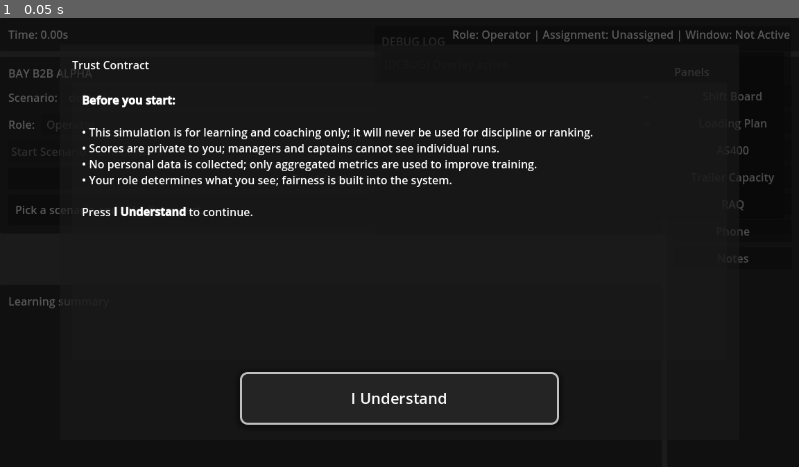
Above: before the commit, frame 1.
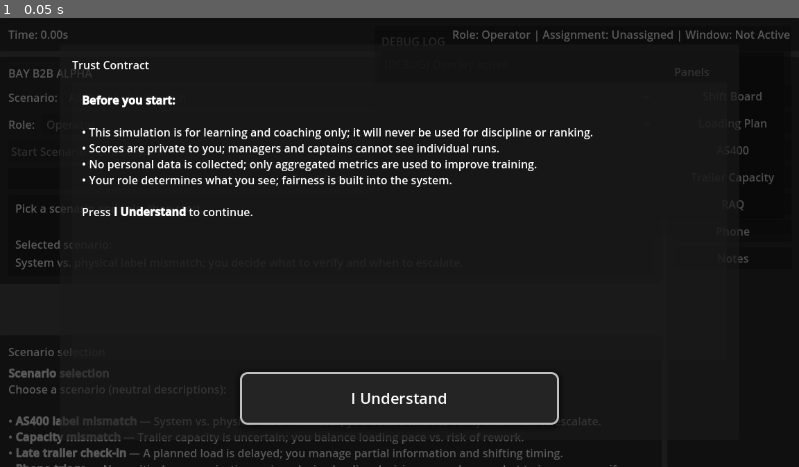
Above: after the commit, the same moment.

Repository: donotworryitisme-boop/wots-alpha
Game: Godot game, scene res://scenes/Main.tscn
Two runs of this game, one before a commit and one after it. Both use one fixed random seed, a clock stepped at 60 frames per second and the inputs below.
Inputs:
- Up to frame 1 (0.05 s): no input

The runs differ from the first frame. In frame 1, 1.4% of the frame differs, in the area x 1-78%, y 41-100%.

Commit message:
BAYALPHA008WHAT

Diff:
--- a/core/scenarios/ScenarioLoader.gd
+++ b/core/scenarios/ScenarioLoader.gd
@@ -1,8 +1,13 @@
 extends Node
 class_name ScenarioLoader
 
+# Execution 8.7 — Bay B2B Scenario Canon
+# - 6 canonical scenarios with neutral descriptions (no difficulty labels shown).
+# - Each scenario auto-ends after the last scheduled decision window so every run reaches debrief.
+
 var scenarios: Dictionary = {
 	"default": {
+		"description": "Baseline flow for quick testing.",
 		"events": [
 			{
 				"time": 2.0,
@@ -24,6 +29,85 @@
 		},
 		"scaffold_tier": 1,
 		"scaffold_source": "scenario"
+	},
+
+	# Canonical 1
+	"Late trailer check-in": {
+		"description": "A planned load is delayed; you manage partial information and shifting timing.",
+		"events": [
+			{"time": 2.0, "rule_id": 1, "decision_window": 3.0, "payload": {"dock": "B2B-01", "pallet_id": "P-2101", "scan_required": true}},
+			{"time": 6.0, "rule_id": 2, "decision_window": 4.0, "payload": {"dock": "B2B-01", "pallet_id": "P-2102", "scan_required": true, "status_note": "trailer not confirmed"}},
+			{"time": 10.0, "rule_id": 1, "decision_window": 3.0, "payload": {"dock": "B2B-01", "pallet_id": "P-2103", "scan_required": true}}
+		],
+		"knobs": {"time_pressure": 0.35, "ambiguity_level": 0.25, "interrupt_frequency": 0.25},
+		"scaffold_tier": 2,
+		"scaffold_source": "scenario"
+	},
+
+	# Canonical 2
+	"Capacity mismatch": {
+		"description": "Trailer capacity is uncertain; you balance loading pace vs. risk of rework.",
+		"events": [
+			{"time": 2.0, "rule_id": 1, "decision_window": 3.5, "payload": {"dock": "B2B-02", "pallet_id": "P-2201", "scan_required": true}},
+			{"time": 5.0, "rule_id": 1, "decision_window": 3.5, "payload": {"dock": "B2B-02", "pallet_id": "P-2202", "scan_required": true, "capacity_hint": "unconfirmed"}},
+			{"time": 8.0, "rule_id": 2, "decision_window": 4.0, "payload": {"dock": "B2B-02", "pallet_id": "P-2203", "scan_required": true}}
+		],
+		"knobs": {"time_pressure": 0.25, "ambiguity_level": 0.35, "interrupt_frequency": 0.15},
+		"scaffold_tier": 2,
+		"scaffold_source": "scenario"
+	},
+
+	# Canonical 3
+	"AS400 label mismatch": {
+		"description": "System vs. physical label mismatch; you decide what to verify and when to escalate.",
+		"events": [
+			{"time": 2.0, "rule_id": 2, "decision_window": 4.0, "payload": {"dock": "B2B-03", "pallet_id": "P-2301", "scan_required": true, "label": "A-103", "system_label": "A-108"}},
+			{"time": 6.0, "rule_id": 2, "decision_window": 4.0, "payload": {"dock": "B2B-03", "pallet_id": "P-2302", "scan_required": true, "label": "A-202", "system_label": "A-202"}},
+			{"time": 10.0, "rule_id": 1, "decision_window": 3.0, "payload": {"dock": "B2B-03", "pallet_id": "P-2303", "scan_required": true}}
+		],
+		"knobs": {"time_pressure": 0.30, "ambiguity_level": 0.20, "interrupt_frequency": 0.20},
+		"scaffold_tier": 2,
+		"scaffold_source": "scenario"
+	},
+
+	# Canonical 4
+	"RAQ reprioritization": {
+		"description": "Priorities shift mid-run; you choose what info to consult before committing.",
+		"events": [
+			{"time": 2.0, "rule_id": 1, "decision_window": 3.0, "payload": {"dock": "B2B-01", "pallet_id": "P-2401", "scan_required": true, "priority": "normal"}},
+			{"time": 5.5, "rule_id": 1, "decision_window": 3.0, "payload": {"dock": "B2B-01", "pallet_id": "P-2402", "scan_required": true, "priority": "updated"}},
+			{"time": 9.0, "rule_id": 2, "decision_window": 4.0, "payload": {"dock": "B2B-01", "pallet_id": "P-2403", "scan_required": true}}
+		],
+		"knobs": {"time_pressure": 0.20, "ambiguity_level": 0.30, "interrupt_frequency": 0.25},
+		"scaffold_tier": 1,
+		"scaffold_source": "scenario"
+	},
+
+	# Canonical 5
+	"Two-dock contention": {
+		"description": "Two docks compete for attention; interruptions increase while decisions stack.",
+		"events": [
+			{"time": 2.0, "rule_id": 1, "decision_window": 3.0, "payload": {"dock": "B2B-01", "pallet_id": "P-2501", "scan_required": true}},
+			{"time": 3.2, "rule_id": 1, "decision_window": 3.0, "payload": {"dock": "B2B-02", "pallet_id": "P-2502", "scan_required": true}},
+			{"time": 6.0, "rule_id": 2, "decision_window": 4.0, "payload": {"dock": "B2B-01", "pallet_id": "P-2503", "scan_required": true}},
+			{"time": 7.0, "rule_id": 2, "decision_window": 4.0, "payload": {"dock": "B2B-02", "pallet_id": "P-2504", "scan_required": true}}
+		],
+		"knobs": {"time_pressure": 0.35, "ambiguity_level": 0.20, "interrupt_frequency": 0.45},
+		"scaffold_tier": 2,
+		"scaffold_source": "scenario"
+	},
+
+	# Canonical 6
+	"Phone triage": {
+		"description": "Non-critical communication arrives during loading decisions; you choose what to ignore vs. verify.",
+		"events": [
+			{"time": 2.0, "rule_id": 1, "decision_window": 3.0, "payload": {"dock": "B2B-02", "pallet_id": "P-2601", "scan_required": true}},
+			{"time": 5.0, "rule_id": 2, "decision_window": 4.0, "payload": {"dock": "B2B-02", "pallet_id": "P-2602", "scan_required": true}},
+			{"time": 9.0, "rule_id": 1, "decision_window": 3.0, "payload": {"dock": "B2B-02", "pallet_id": "P-2603", "scan_required": true}}
+		],
+		"knobs": {"time_pressure": 0.25, "ambiguity_level": 0.25, "interrupt_frequency": 0.60},
+		"scaffold_tier": 3,
+		"scaffold_source": "scenario"
 	}
 }
 
@@ -35,6 +119,11 @@
 		names.append(str(k))
 	names.sort()
 	return names
+
+func get_scenario_description(name: String) -> String:
+	if not scenarios.has(name):
+		return ""
+	return str(scenarios[name].get("description", ""))
 
 func load_scenario(name: String, session: SessionManager, rule_engine: RuleEngine) -> void:
 	if not scenarios.has(name):
@@ -64,11 +153,13 @@
 		session.time_slack = max(float(knobs.get("time_slack", 1.0)), min_slack)
 		session.time_pressure = clamp(1.0 - session.time_slack, 0.0, 1.0)
 
-	# Scenario start assignment (neutral)
-	session.set_assignment("Bay B2B — default assignment")
+	# Neutral start assignment
+	session.set_assignment("Bay B2B — session active")
 	session.set_responsibility_window(true)
 
-	# Schedule scenario events
+	# Schedule events and compute auto-end time
+	var latest_end_time: float = 0.0
+
 	for ev in events:
 		var base_time: float = float(ev.get("time", 0.0))
 		var decision_time: float = base_time * session.time_slack
@@ -81,11 +172,23 @@
 
 		_apply_ambiguity(session, payload, ev)
 		_schedule_interruptions(session, decision_time, decision_window, rule_id)
+
+		# Track latest end moment (decision_time is when event fires; +window is the "decision period")
+		latest_end_time = max(latest_end_time, decision_time + decision_window)
 
 		session.schedule_event_in(
 			decision_time,
 			Callable(self, "_trigger_rule").bind(rule_engine, session, rule_id, payload, decision_time, decision_window)
 		)
+
+	# Auto-end so each scenario reaches debrief without requiring a manual click.
+	# Small calm buffer so the last log line is visible before debrief.
+	var auto_end_at: float = latest_end_time + 1.0
+	session.schedule_event_in(auto_end_at, Callable(self, "_auto_end_session").bind(session))
+
+func _auto_end_session(session: SessionManager) -> void:
+	if session != null and session.session_active:
+		session.end_session()
 
 func _apply_ambiguity(session: SessionManager, payload: Dictionary, ev: Dictionary) -> void:
 	if session.ambiguity_level <= 0.0:
@@ -149,14 +252,14 @@
 ) -> void:
 	var current_time: float = session.sim_clock.current_time
 
-	# Phase change => update assignment text (neutral, no instruction)
+	# Neutral assignment update based on dock if available.
 	var dock_text := "Unspecified"
 	if payload.has("dock"):
 		dock_text = str(payload.get("dock"))
 	session.set_assignment("Loading — %s" % dock_text)
 	session.set_responsibility_window(true)
 
-	# Update objective text for harness
+	# Objective text for harness
 	session.set_current_objective("Handle Rule %d (pallet %s)" % [rule_id, str(payload.get("pallet_id", "?"))])
 
 	var decision_context: Dictionary = session.build_decision_context(rule_id, payload, current_time, decision_time, decision_window)
--- a/scripts/BayUI.gd
+++ b/scripts/BayUI.gd
@@ -73,8 +73,7 @@
 	set_enabled(false)
 	_reset_panel_state()
 
-	# Escalation-as-success (8.6): keep this button neutral (no special styling, no warnings).
-	# Just ensure label conveys "call captain" meaning without implying failure.
+	# Escalation-as-success (8.6): neutral label
 	if escalate_button != null:
 		escalate_button.text = "Call captain"
 
@@ -91,7 +90,6 @@
 	if check_button != null:
 		check_button.pressed.connect(func() -> void: _on_decision_pressed("Check transit / lines"))
 	if escalate_button != null:
-		# IMPORTANT: log as Protective Action (no penalty framing)
 		escalate_button.pressed.connect(func() -> void: _on_decision_pressed("Protective Action: Call captain"))
 	if proceed_button != null:
 		proceed_button.pressed.connect(func() -> void: _on_decision_pressed("Load what's available"))
@@ -125,20 +123,23 @@
 		situation_panel.visible = false
 
 	_is_active = false
-	_set_setup_guidance()
 
 	if hint_label != null:
 		hint_label.text = ""
 
 	if log_title != null:
-		log_title.text = "Learning summary"
+		log_title.text = "Scenario selection"
 	if log_text != null:
 		log_text.text = ""
+
 	if explain_toggle != null:
 		explain_toggle.visible = false
 		explain_toggle.button_pressed = false
 
 	_close_all_panels(true)
+
+	_set_setup_guidance()
+	_render_setup_scenario_list()
 
 func set_session(session: SessionManager) -> void:
 	_session = session
@@ -147,6 +148,12 @@
 
 	if _session != null and _session.has_method("register_panel_catalog"):
 		_session.call("register_panel_catalog", PANEL_NAMES)
+
+	# Update setup guidance when scenario changes
+	if scenario_dropdown != null:
+		scenario_dropdown.item_selected.connect(func(_idx: int) -> void:
+			_set_setup_guidance()
+		)
 
 	if _session != null:
 		if _session.has_signal("hint_updated"):
@@ -164,6 +171,9 @@
 		if _session.has_signal("responsibility_boundary_updated"):
 			_session.connect("responsibility_boundary_updated", Callable(self, "_on_boundary_updated"))
 
+	_render_setup_scenario_list()
+	_set_setup_guidance()
+
 func _populate_scenarios() -> void:
 	if scenario_dropdown == null or _session == null:
 		return
@@ -178,6 +188,9 @@
 	for n in names:
 		scenario_dropdown.add_item(n)
 
+	if scenario_dropdown.item_count > 0:
+		scenario_dropdown.select(0)
+
 func _populate_roles() -> void:
 	if role_dropdown == null:
 		return
@@ -218,7 +231,7 @@
 	if log_title != null:
 		log_title.text = "Learning summary"
 	if log_text != null:
-		log_text.text = "[b]What to do:[/b]\nStart the scenario, use actions, then end to review.\n"
+		log_text.text = "[b]What to do:[/b]\nUse actions, open panels as needed, then the run will end on its own.\n"
 	if explain_toggle != null:
 		explain_toggle.visible = false
 		explain_toggle.button_pressed = false
@@ -295,8 +308,18 @@
 	log_text.text = bb
 
 func _set_setup_guidance() -> void:
-	if what_to_do_label != null:
-		what_to_do_label.text = "Pick a scenario and role, then start."
+	if what_to_do_label == null:
+		return
+
+	var scenario_name: String = "default"
+	if scenario_dropdown != null and scenario_dropdown.item_count > 0:
+		scenario_name = scenario_dropdown.get_item_text(scenario_dropdown.get_selected_id())
+
+	var desc := ""
+	if _session != null and _session.scenario_loader != null and _session.scenario_loader.has_method("get_scenario_description"):
+		desc = str(_session.scenario_loader.call("get_scenario_description", scenario_name))
+
+	what_to_do_label.text = "Pick a scenario and role, then start.\n\nSelected scenario:\n%s" % (desc if desc != "" else "(no description)")
 
 func _set_active_guidance() -> void:
 	if what_to_do_label != null:
@@ -332,8 +355,37 @@
 	if _strip_window_active:
 		window_text = "Active"
 
-	# Neutral language only.
 	role_strip_label.text = "Role: %s | Assignment: %s | Window: %s" % [role_name, _strip_assignment, window_text]
+
+# ------------------------------
+# Scenario selection list (8.7)
+
+func _render_setup_scenario_list() -> void:
+	if _is_active:
+		return
+	if log_title != null:
+		log_title.text = "Scenario selection"
+	if log_text == null:
+		return
+
+	if _session == null or _session.scenario_loader == null:
+		log_text.text = "[b]Scenario selection[/b]\n(Scenario list unavailable)\n"
+		return
+
+	var names: Array[String] = []
+	if _session.scenario_loader.has_method("get_scenario_names"):
+		names = _session.scenario_loader.call("get_scenario_names")
+
+	var bb := "[b]Scenario selection[/b]\n"
+	bb += "Choose a scenario (neutral descriptions):\n\n"
+
+	for n in names:
+		var d := ""
+		if _session.scenario_loader.has_method("get_scenario_description"):
+			d = str(_session.scenario_loader.call("get_scenario_description", n))
+		bb += "• [b]%s[/b] — %s\n" % [n, d]
+
+	log_text.text = bb
 
 # ------------------------------
 # Attention Panels (8.4)
